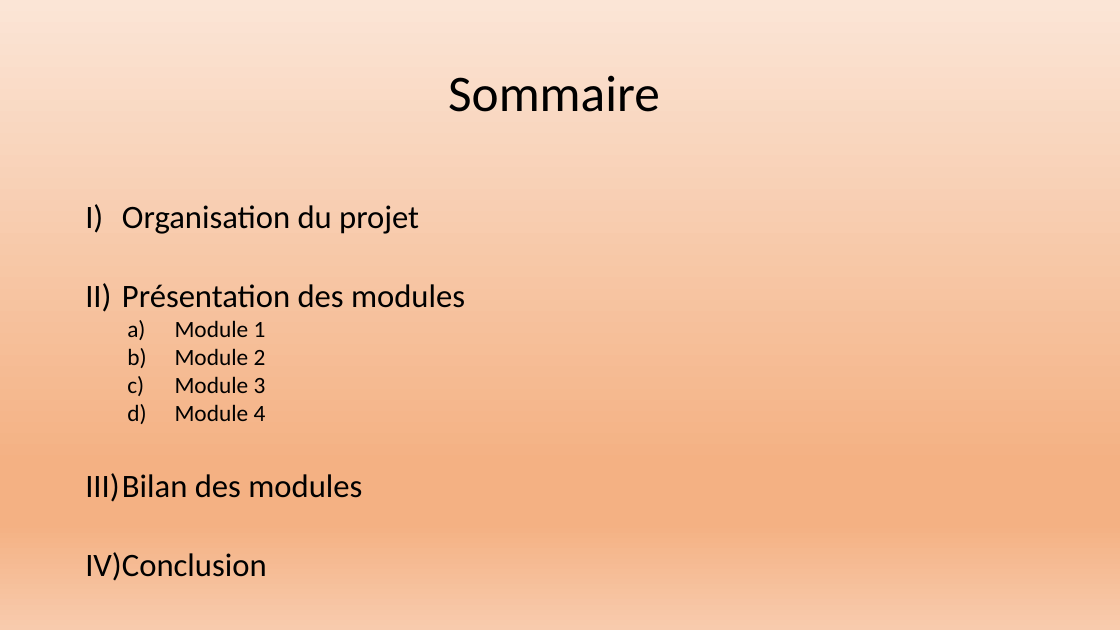
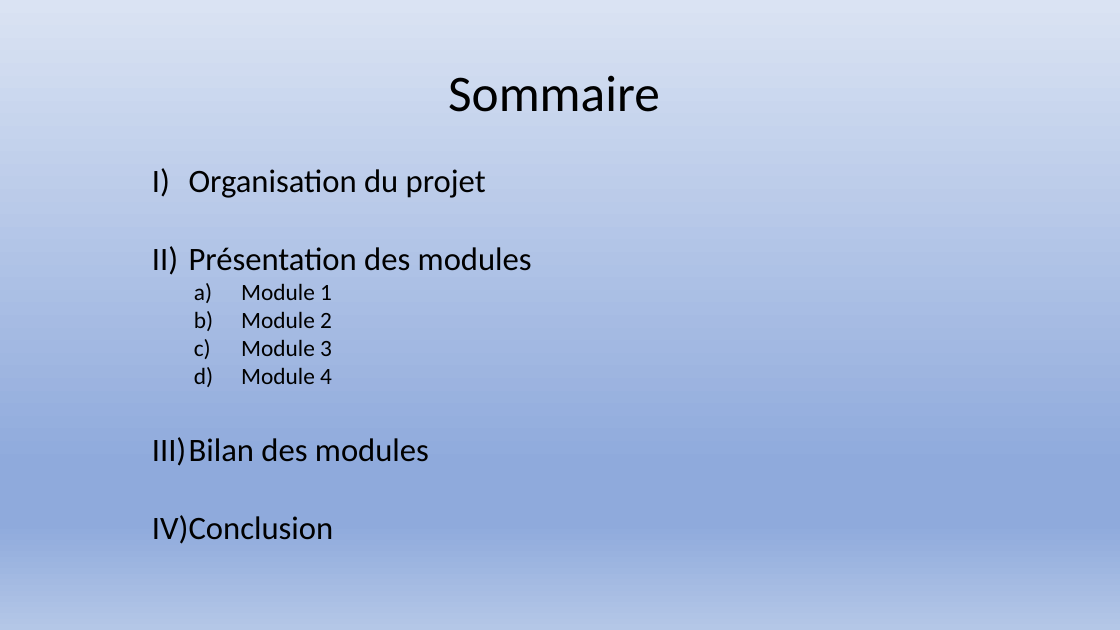
Before and after one commit to Exia-Jellyfish/UE-1-Projet-Grp7, a slide deck: slide 3 of PROJET 1 UE 1 diapositive.pptx. Drawn at 1120x630 pixels with LibreOffice and Linux fonts; fonts in the diff are those of the drawing. Boxes give left, top, right and bottom in pixels: in the first picture for what was removed or moved away, otherwise in the second. Text is boxed around its words. In the diff, an @@ line names an element or a change of style, - is before the commit and + after.

```diff
--- a/PROJET 1 UE 1 diapositive.pptx
+++ b/PROJET 1 UE 1 diapositive.pptx
@@ background gradient #FBE5D6 to #F4B183 to #F8CBAD to gradient #DAE3F3 to #8FAADC to #B4C7E7 @@
@@ text "Organisation du projet": place and size @@
-text "Organisation du projet" at (85,205,465,581)
+text "Organisation du projet" at (152,169,532,544)
```
Also in this commit, not shown: 11 other slides changed.
